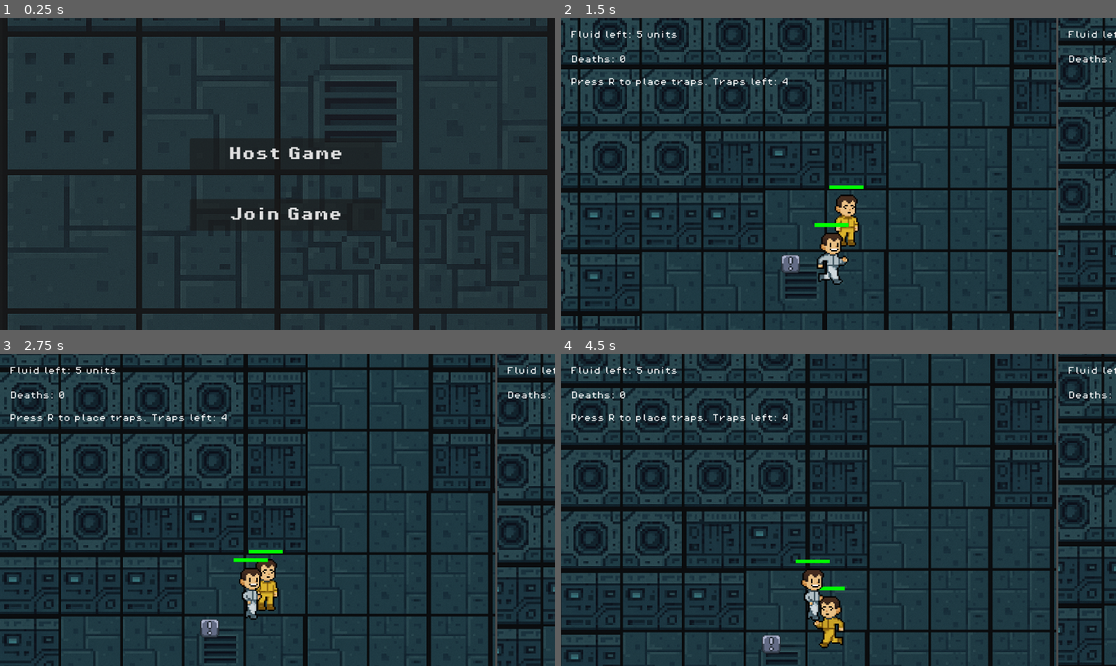
Above: before the commit, frames 1-4 (two rows, left to right).
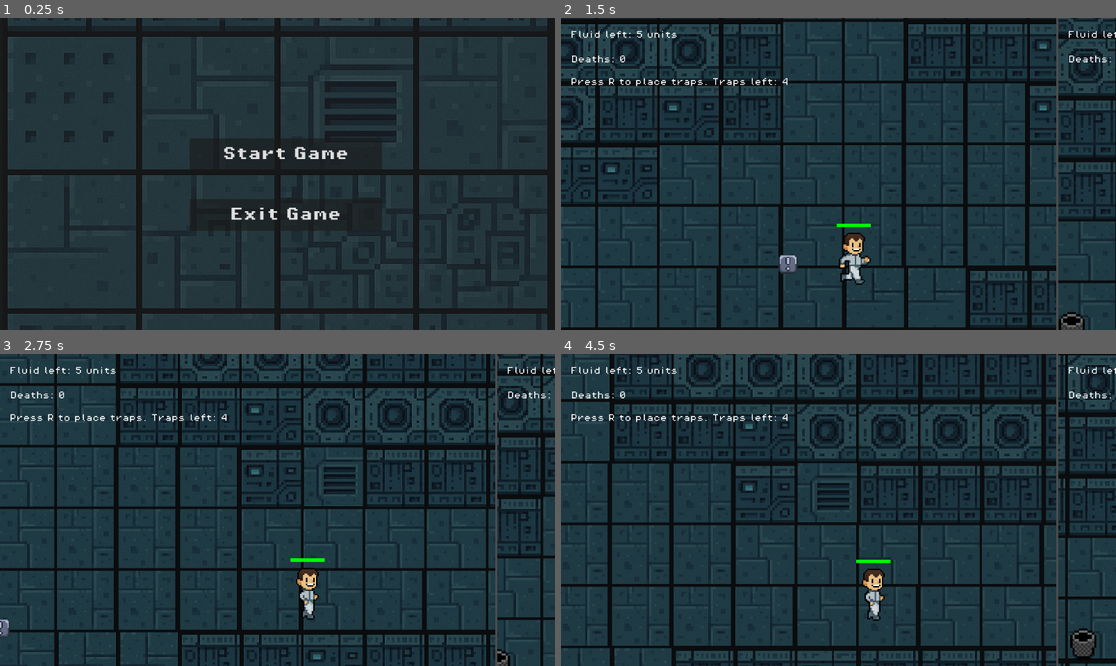
Above: after the commit, the same moments.

Repository: FlavienVa/Kill_The_Mickey
Game: Godot game, scene res://scenes/main_menu.tscn
The game is run twice, just before and just after one commit, with the same random seed, the same clock (stepped at 60 frames per second) and the same inputs.
Inputs:
- Up to frame 1 (0.25 s): no input
- Up to frame 2 (1.5 s): click "Host Game" (after the commit: "Start Game") at 0.5 s; tap R (p1_placetrap) at 1.25 s; hold D (p1_move_right) from 1.28 s (still down); tap Q (p1_attack) at 1.35 s
- Up to frame 3 (2.75 s): keep holding D (p1_move_right); tap W (p1_move_up) at 1.52, 2.27 s; tap R (p1_placetrap) at 2, 2.1 s
- Up to frame 4 (4.5 s): tap R (p1_placetrap) at 2.75, 3.5, 4.25 s; release D (p1_move_right) at 2.78 s; hold A (p1_move_left) 2.78-3.53 s; tap / (p2_attack) at 2.85 s; hold D (p1_move_right) from 3.53 s (still down); tap Down (p2_move_down) at 3.6 s; tap W (p1_move_up) at 3.77 s; hold Left (p2_move_left) from 4.28 s (still down)

The runs differ from the first frame. In frame 1, 0.8% of the frame differs, in the area x 40-63%, y 41-65%; in frame 2, 37%; in frame 3, 37%; in frame 4, 40%, in the area x 0-100%, y 0-100%.

Commit message:
last minute change, menu / player posistion / lava pits

Diff:
--- a/scenes/game.tscn
+++ b/scenes/game.tscn
@@ -91,36 +91,8 @@
 [node name="TileMapLayer" type="TileMapLayer" parent="TileMapv2"]
 z_index = -1
 position = Vector2(-202, 154)
-tile_map_data = PackedByteArray("AAD//wAAAAADAAEAAAAAAAAAAAA …(312 unchanged characters)… CAAAAAAABAAEAAAACAP7/AAADAAEAAAABAP7/AAACAAEAAAAAAP7/AAABAAEAAAD///7/AAABAAEAAAAB …(52162 unchanged characters)…
+tile_map_data = PackedByteArray("AAD//wAAAAADAAEAAAAAAAAAAAA …(312 unchanged characters)… CAAAAAAABAAEAAAACAP7/AAADAAEAAAABAP7/AAABAAEAAAAAAP7/AAABAAEAAAD///7/AAABAAEAAAAB …(52162 unchanged characters)…
 tile_set = SubResource("TileSet_gee14")
-
-[node name="Label3" type="Label" parent="TileMapv2/TileMapLayer"]
-offset_left = 7812.0
-offset_top = -2295.0
-offset_right = 8256.0
-offset_bottom = -2045.0
-text = "Weapon"
-
-[node name="Label5" type="Label" parent="TileMapv2/TileMapLayer"]
-offset_left = 6062.0
-offset_top = 2188.0
-offset_right = 6506.0
-offset_bottom = 2438.0
-text = "Weapon"
-
-[node name="Label6" type="Label" parent="TileMapv2/TileMapLayer"]
-offset_left = 386.0
-offset_top = 2840.0
-offset_right = 2080.0
-offset_bottom = 3134.0
-text = "Door"
-
-[node name="Label8" type="Label" parent="TileMapv2/TileMapLayer"]
-offset_left = 8268.0
-offset_top = 2095.0
-offset_right = 8491.0
-offset_bottom = 2389.0
-text = "Door"
 
 [node name="LooseElements" type="Node" parent="."]
 
@@ -196,6 +168,12 @@
 position = Vector2(9253, 2747)
 scale = Vector2(10, 10)
 
+[node name="LavaPit" parent="Rooms/ComputerRoom" instance=ExtResource("5_u5sy4")]
+position = Vector2(9913, 2585)
+
+[node name="LavaPit2" parent="Rooms/ComputerRoom" instance=ExtResource("5_u5sy4")]
+position = Vector2(9659, 2841)
+
 [node name="Kitchen" type="Node" parent="Rooms"]
 
 [node name="Rooms_Kitchen#Kittchen" parent="Rooms/Kitchen" instance=ExtResource("6_264po")]
@@ -390,13 +368,14 @@
 position = Vector2(7866, -2026)
 
 [node name="gun" parent="Weapons" instance=ExtResource("18_ssvqc")]
-position = Vector2(9787, 2975)
+position = Vector2(9835, 3064)
 
 [node name="Player2" parent="." instance=ExtResource("17_rysoc")]
-position = Vector2(384, -459)
+position = Vector2(6273, -432)
 printer_path = NodePath("../Rooms/PrinterRoom/Rooms_PrinterRoom#PrinterV1")
 
 [node name="Player1" parent="." instance=ExtResource("17_rysoc")]
+position = Vector2(592, -112)
 printer_path = NodePath("../Rooms/PrinterRoom/Rooms_PrinterRoom#PrinterV1")
 
 [node name="NPC" parent="." instance=ExtResource("19_264po")]
--- a/scenes/main_menu.tscn
+++ b/scenes/main_menu.tscn
@@ -1,8 +1,21 @@
-[gd_scene load_steps=4 format=3 uid="uid://ckhh4a8l332dk"]
+[gd_scene load_steps=10 format=3 uid="uid://ckhh4a8l332dk"]
 
 [ext_resource type="Script" uid="uid://car3il8lbqky5" path="res://scripts/main_menu.gd" id="1_l6cm7"]
 [ext_resource type="FontFile" uid="uid://vgl0sm2xl6rm" path="res://assets/fonts/PixelOperator8-Bold.ttf" id="2_ekxnf"]
 [ext_resource type="Texture2D" uid="uid://bj1qh2bal1t32" path="res://assets/sprites/tilesetSpaceship.png" id="3_bqqt6"]
+[ext_resource type="Texture2D" uid="uid://dfrg4f1w3km16" path="res://assets/sprites/axe.png" id="4_rtw2f"]
+[ext_resource type="Texture2D" uid="uid://bcibhtl881eke" path="res://assets/sprites/happymickey_spritesheet.png" id="5_oa1go"]
+[ext_resource type="Texture2D" uid="uid://dgbi3rgchavyt" path="res://assets/sprites/hammer.png" id="6_tbmy8"]
+
+[sub_resource type="AtlasTexture" id="AtlasTexture_jk1qb"]
+atlas = ExtResource("4_rtw2f")
+
+[sub_resource type="AtlasTexture" id="AtlasTexture_5dd4i"]
+atlas = ExtResource("5_oa1go")
+region = Rect2(146, 0, 26, 51)
+
+[sub_resource type="AtlasTexture" id="AtlasTexture_lgwnu"]
+atlas = ExtResource("6_tbmy8")
 
 [node name="MainMenu" type="Control"]
 layout_mode = 3
@@ -58,12 +71,33 @@
 size_flags_vertical = 4
 theme_override_fonts/font = ExtResource("2_ekxnf")
 theme_override_font_sizes/font_size = 28
-text = "Host Game"
+text = "Start Game"
 vertical_icon_alignment = 0
 
 [node name="JoinGame" type="Button" parent="MultiplayerHUB/Panel/VBoxContainer"]
 layout_mode = 2
 theme_override_fonts/font = ExtResource("2_ekxnf")
 theme_override_font_sizes/font_size = 28
-text = "Join Game"
+text = "Exit Game"
 vertical_icon_alignment = 2
+
+[node name="Sprite2D" type="Sprite2D" parent="."]
+visible = false
+texture_filter = 1
+position = Vector2(227, 309)
+scale = Vector2(5, 5)
+texture = SubResource("AtlasTexture_jk1qb")
+
+[node name="Sprite2D2" type="Sprite2D" parent="."]
+visible = false
+texture_filter = 1
+position = Vector2(1136, 453)
+scale = Vector2(5, 5)
+texture = SubResource("AtlasTexture_5dd4i")
+
+[node name="Sprite2D3" type="Sprite2D" parent="."]
+visible = false
+texture_filter = 1
+position = Vector2(639, 128)
+scale = Vector2(5, 5)
+texture = SubResource("AtlasTexture_lgwnu")
--- a/scripts/main_menu.gd
+++ b/scripts/main_menu.gd
@@ -14,4 +14,4 @@
 
 func _on_JoinGame_pressed():
 	print("join game clicked")
-	get_tree().change_scene_to_file("res://scenes/game_scene.tscn")
+	get_tree().quit()  # This line quits the game
--- a/scripts/player.gd
+++ b/scripts/player.gd
@@ -398,7 +398,7 @@
 	# Reset health
 	health = max_health
 	_health_bar.value = health
-
+	_health_bar.visible = true
 
 
 func _game_over() -> void:
Not shown, added: export_presets.cfg
Not shown: 2 places in scenes/game.tscn that only renumber resources
